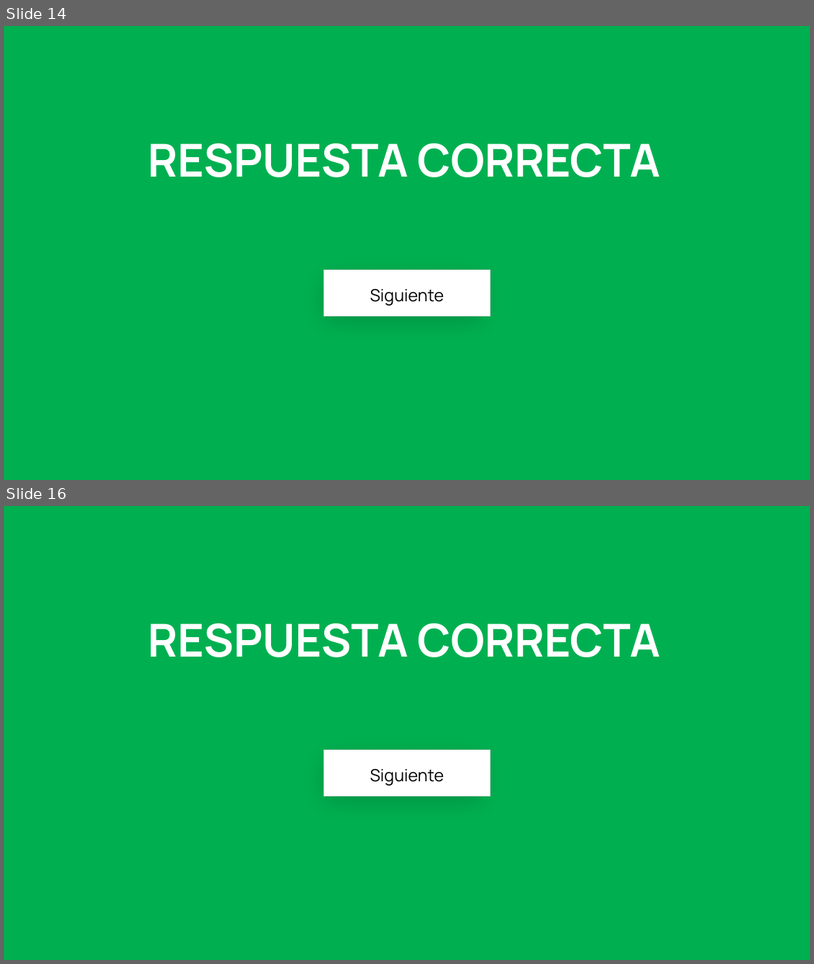
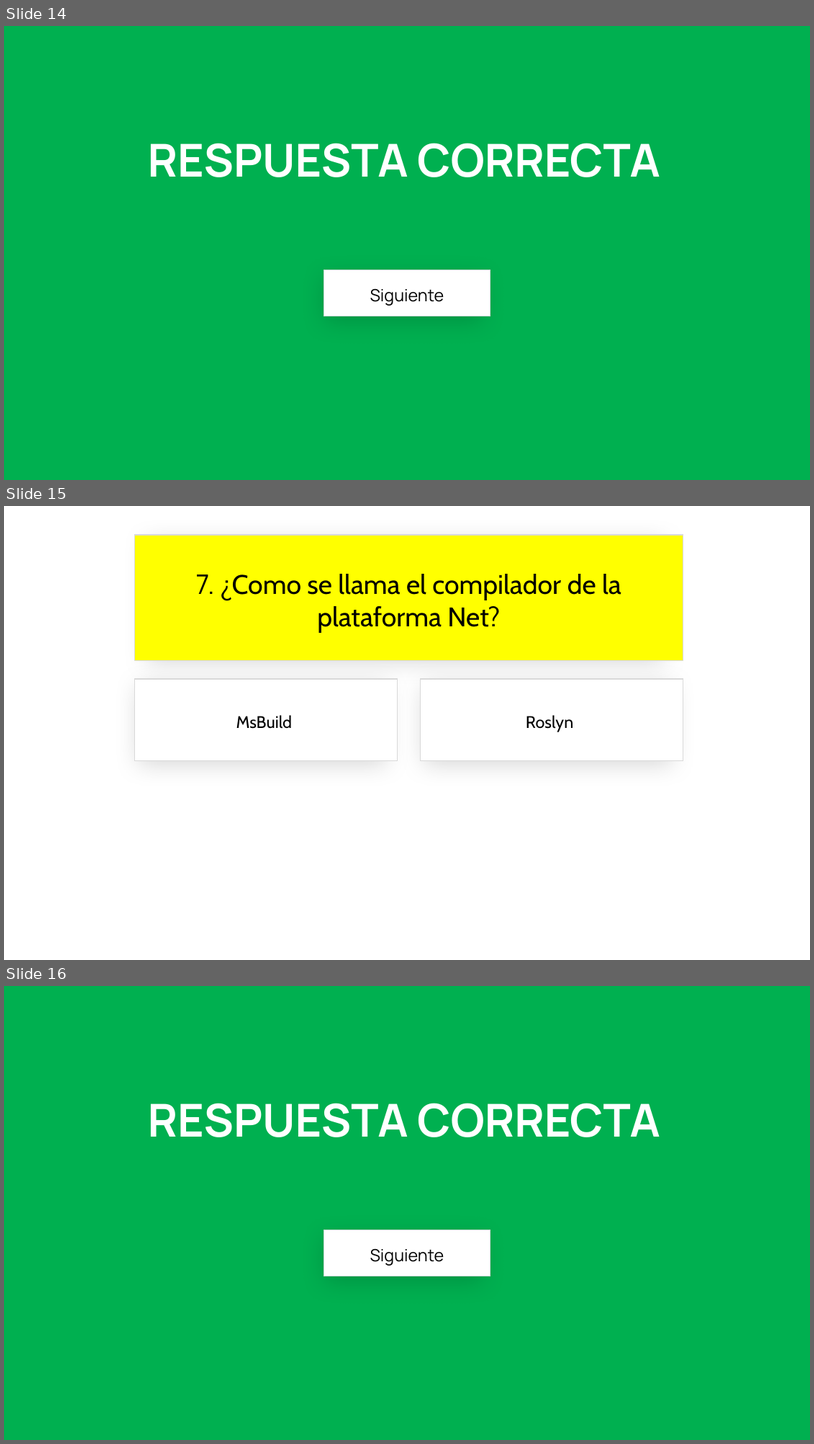
Before and after one commit to jsuarezruiz/SevillaDotNetConf2023, a slide deck: sevilladotnetconf-close.pptx. Shown one above the other, each under a label of ours: slides 14 and 16 before the commit, slides 14, 15 and 16 after it; the slides between them are not shown. The pictures are 814x964 and 814x1444 pixels, drawn with LibreOffice and Linux fonts; fonts in the diff are those of the drawing. Boxes give left, top, right and bottom in pixels: in the first picture for what was removed or moved away, otherwise in the second. Text is boxed around its words. In the diff, an @@ line names an element or a change of style, - is before the commit and + after.

```diff
--- a/sevilladotnetconf-close.pptx
+++ b/sevilladotnetconf-close.pptx
@@ slide 15 added at (4,506,810,960), background #FFFFFF @@
@@ rectangle added at (134,535,684,661), fill #FFFF00, outline #D9D9D9 1 pt, 32 pt, text #000000 @@
+7. ¿Como se llama el compilador de la plataforma Net?
@@ rectangle added at (134,679,397,761), fill #FFFFFF, outline #D9D9D9 1 pt, 20 pt, text #000000 @@
+MsBuild
@@ rectangle added at (421,679,684,761), fill #FFFFFF, outline #D9D9D9 1 pt, 20 pt, text #000000 @@
+Roslyn
```
Also in this commit, not shown: 12 slides changed, 3 other slides added, 4 slides removed, 1 other file.
